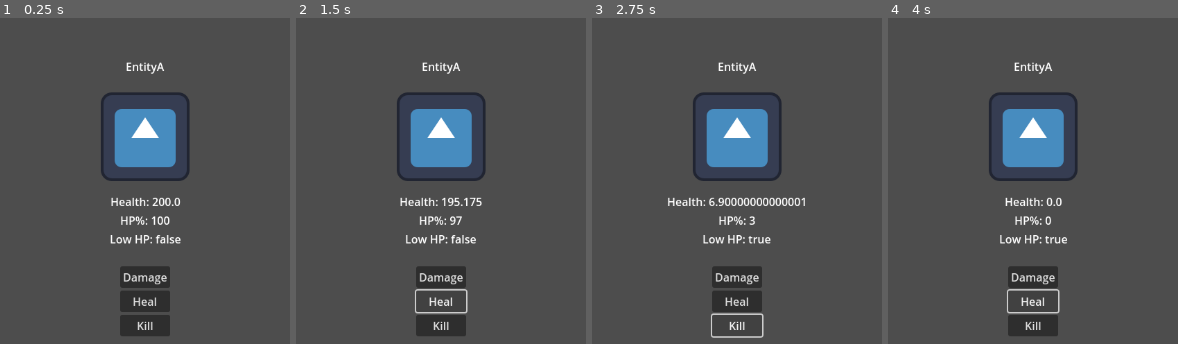
Above: before the commit, frames 1-4 (left to right).
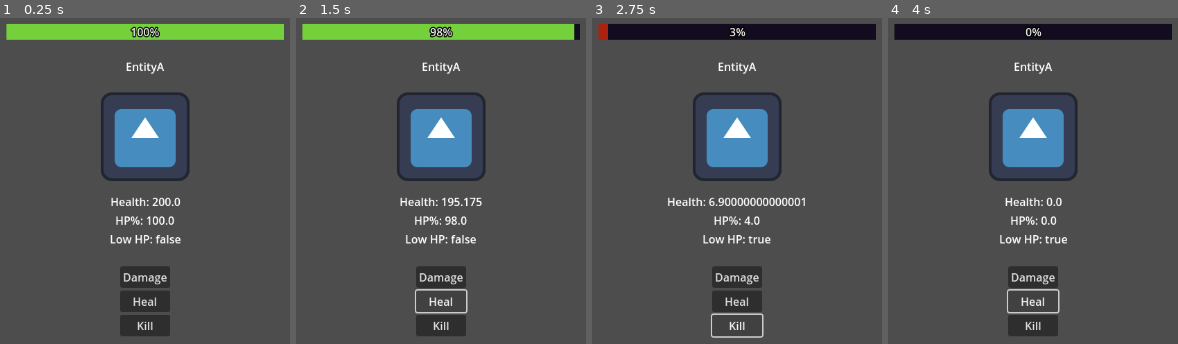
Above: after the commit, the same moments.

Repository: vexushi/vexushi-stats-system
Game: Godot game, scene res://debug/debug.tscn
Two runs of this game, one before a commit and one after it. Both use one fixed random seed, a clock stepped at 60 frames per second and the inputs below. The engine's default icon, where the game draws it, is replaced by a stand-in: a white triangle on a blue panel in a dark square.
Inputs:
- Up to frame 1 (0.25 s): no input
- Up to frame 2 (1.5 s): click "Damage" at 0.5 s; click "Heal" at 1.25 s
- Up to frame 3 (2.75 s): click "Kill" at 2 s
- Up to frame 4 (4 s): click "Damage" at 2.75 s; click "Heal" at 3.5 s

The runs differ from the first frame. In frame 1, 5.0% of the frame differs, in the area x 2-98%, y 1-64%; in frame 2, 5.0%; in frame 3, 4.9%; in frame 4, 5.0%.

Commit message:
feat: health bar debug

Diff:
--- a/debug/debug.tscn
+++ b/debug/debug.tscn
@@ -1,8 +1,9 @@
-[gd_scene load_steps=6 format=3 uid="uid://83l7btog1bkc"]
+[gd_scene load_steps=7 format=3 uid="uid://83l7btog1bkc"]
 
 [ext_resource type="PackedScene" uid="uid://dq1em2fw3y4ay" path="res://entities/entity.tscn" id="1_ifkhq"]
 [ext_resource type="Script" uid="uid://baom7f4psosaj" path="res://health/health_component.gd" id="2_ifkhq"]
 [ext_resource type="Script" uid="uid://c45khdcxnvgrp" path="res://stats/stats.gd" id="3_25h3d"]
+[ext_resource type="PackedScene" uid="uid://cjjwl843smqa6" path="res://health/health_bar.tscn" id="4_sm0j5"]
 
 [sub_resource type="Resource" id="Resource_25h3d"]
 script = ExtResource("3_25h3d")
@@ -19,13 +20,20 @@
 [node name="Camera2D" type="Camera2D" parent="."]
 anchor_mode = 0
 
-[node name="EntityA" parent="." instance=ExtResource("1_ifkhq")]
+[node name="EntityA" parent="." node_paths=PackedStringArray("health_bar") instance=ExtResource("1_ifkhq")]
 position = Vector2(551, 232)
+health_bar = NodePath("HealthBar")
 
 [node name="HealthComponent" type="Node" parent="EntityA"]
 script = ExtResource("2_ifkhq")
 stats = SubResource("Resource_25h3d")
 metadata/_custom_type_script = "uid://baom7f4psosaj"
+
+[node name="HealthBar" parent="EntityA" node_paths=PackedStringArray("health_component") instance=ExtResource("4_sm0j5")]
+offset_top = -163.0
+offset_bottom = -140.0
+max_value = 200.0
+health_component = NodePath("../HealthComponent")
 
 [node name="EntityB" parent="." instance=ExtResource("1_ifkhq")]
 visible = false
@@ -36,4 +44,6 @@
 stats = SubResource("Resource_sm0j5")
 metadata/_custom_type_script = "uid://baom7f4psosaj"
 
+[connection signal="health_changed" from="EntityA/HealthComponent" to="EntityA" method="_on_health_component_health_changed"]
 [connection signal="just_reached_below_low_health" from="EntityA/HealthComponent" to="EntityA" method="_on_health_component_just_reached_below_low_health"]
+[connection signal="just_restored_above_low_health" from="EntityA/HealthComponent" to="EntityA" method="_on_health_component_just_restored_above_low_health"]
--- a/entities/entity.gd
+++ b/entities/entity.gd
@@ -7,6 +7,7 @@
 @onready var health_percentage: Label = $Stats/VBoxContainer/HealthPercentage
 @onready var low_health: Label = $Stats/VBoxContainer/LowHealth
 
+@export var health_bar: ProgressBar
 
 @export var texture: CompressedTexture2D = load("res://icon.svg")
 
@@ -29,7 +30,7 @@
 	if has_node("HealthComponent"):
 		var health_component:HealthComponent = get_node("HealthComponent")
 		health.text = "Health: " + str(health_component.health)
-		health_percentage.text = "HP%: " + str(int(health_component.get_health_percent() * 100))
+		health_percentage.text = "HP%: " + str(ceil(health_component.get_health_percent() * 100))
 		low_health.text = "Low HP: " + str(health_component.is_low())
 	else: return
 
@@ -54,5 +55,15 @@
 	pass # Replace with function body.
 
 func _on_health_component_just_reached_below_low_health() -> void:
+	health_bar.fill_color_to_low()
 	print("Health is now low!")
 	pass # Replace with function body.
+
+@warning_ignore("unused_parameter")
+func _on_health_component_health_changed(old_value: float, new_value: float) -> void:
+	health_bar.value = ceil(new_value)
+	pass # Replace with function body.
+
+func _on_health_component_just_restored_above_low_health() -> void:
+	health_bar.fill_color_to_normal()
+	pass # Replace with function body.
--- /dev/null
+++ b/health/health_bar.gd
@@ -0,0 +1,26 @@
+extends Control
+
+@export var health_component: HealthComponent
+
+# Called when the node enters the scene tree for the first time.
+func _ready() -> void:
+	self.max_value = health_component.stats.max_health
+
+# Called every frame. 'delta' is the elapsed time since the previous frame.
+@warning_ignore("unused_parameter")
+func _process(delta: float) -> void:
+	pass
+
+func fill_color_to_low() -> void:
+	#var previous_color = progress_bar.get_theme_stylebox("fill")
+	var changed_color = StyleBoxFlat.new()
+	changed_color.bg_color = Color(0.671, 0.137, 0.055)
+	remove_theme_stylebox_override("fill")
+	add_theme_stylebox_override("fill",changed_color)
+
+func fill_color_to_normal() -> void:
+	#var previous_color = progress_bar.get_theme_stylebox("fill")
+	var changed_color = StyleBoxFlat.new()
+	changed_color.bg_color = Color(0.455, 0.82, 0.231)
+	remove_theme_stylebox_override("fill")
+	add_theme_stylebox_override("fill",changed_color)
--- /dev/null
+++ b/health/health_bar.tscn
@@ -0,0 +1,28 @@
+[gd_scene load_steps=4 format=3 uid="uid://cjjwl843smqa6"]
+
+[ext_resource type="Script" uid="uid://b61twuekw60va" path="res://health/health_bar.gd" id="1_fvm1f"]
+
+[sub_resource type="StyleBoxFlat" id="StyleBoxFlat_fvm1f"]
+bg_color = Color(0.07450981, 0.047058824, 0.12156863, 1)
+
+[sub_resource type="StyleBoxFlat" id="StyleBoxFlat_bt72t"]
+bg_color = Color(0.45490196, 0.81960785, 0.23137255, 1)
+
+[node name="ProgressBar" type="ProgressBar"]
+custom_minimum_size = Vector2(400, 0)
+anchors_preset = 8
+anchor_left = 0.5
+anchor_top = 0.5
+anchor_right = 0.5
+anchor_bottom = 0.5
+offset_left = -200.0
+offset_top = -13.5
+offset_right = 200.0
+offset_bottom = 13.5
+grow_horizontal = 2
+grow_vertical = 2
+theme_override_constants/outline_size = 6
+theme_override_styles/background = SubResource("StyleBoxFlat_fvm1f")
+theme_override_styles/fill = SubResource("StyleBoxFlat_bt72t")
+rounded = true
+script = ExtResource("1_fvm1f")
--- a/health/health_component.gd
+++ b/health/health_component.gd
@@ -2,7 +2,7 @@
 extends Node
 
 @export var stats:Stats = null
-@export var low_health_treshhold: float = 0.25 ## Threshhold that determines if the health amount is considered low.
+@export var low_health_treshhold: float = 0.30 ## Threshhold that determines if the health amount is considered low.
 
 var health: float = 0.0
 var was_low_health: bool = false ## Whether health was low before damaged.
@@ -96,7 +96,7 @@
 
 ## Checks if health is considered low.
 func is_low() -> bool:
-	return health/stats.max_health <= low_health_treshhold
+	return roundf(health) <= roundf(low_health_treshhold * stats.max_health)
 
 ## Checks if health is full.
 func is_full() -> bool:
Not shown, added: health/health_bar.gd.uid
